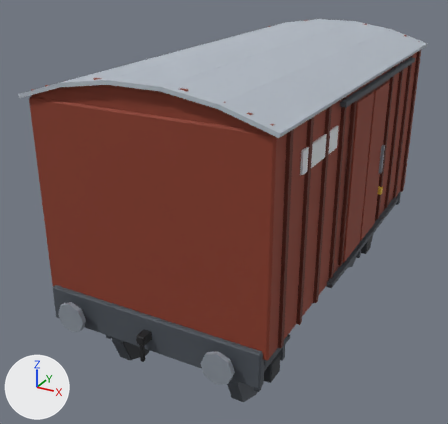
The glTF model export/wagon_fret.glb, before and after one commit.
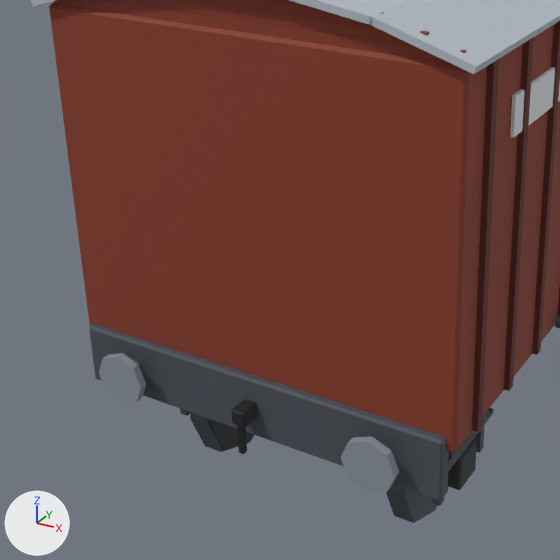
Old and new are each drawn whole from a 50 mm lens placed at (3.19, -6.75, 4.68), pointed at (-0.34, -0.34, 1.47) and again close up on the part from 0% to 74% of the width and 22% to 100% of the height. The lights are fixed; the arrows at lower left show +X, +Y and +Z. The last two pictures show the newer version. Vertices at exactly the same position are counted once.

In view in the first close-up: 'pieces_acier.008', 'pieces_acier_sombre.008', 'pieces_blanc.006', 'pieces_fonte.008', 'pieces_fret.002', 'pieces_fret_sombre.002', 'pieces_gris_clair.004', 'pieces_noir.008', 'roues_av_acier_sombre.008', 'roues_av_fonte.006'.
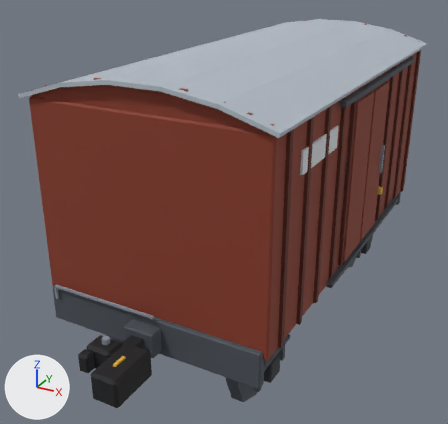
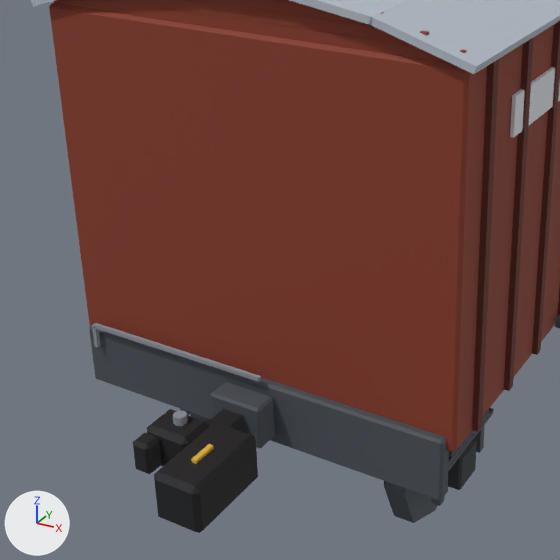
What the commit changed:
me_pieces_acier_008 is used by ob_pieces_acier_008; location (0.0, 0.0, 0.0).
me_pieces_acier_008 had 152 vertices, 244 faces and spanned x -1.4..1.4, y -2.7..2.7, z 0.88..3.2.
me_pieces_acier_008 now has 120 vertices, 180 faces and spans x -1.4..1.4, y -2.59..2.59, z 1.15..3.2.
me_pieces_acier_008 part 1: a new loose piece, a box spanning x -1.15..0.1, y -2.592..-2.567, z 1.287..1.312, in mat_acier (grey #8a929c).
me_pieces_acier_008 part 2: a new loose piece, a box spanning x -1.163..-1.137, y -2.592..-2.567, z 1.15..1.3, in mat_acier (grey #8a929c).
me_pieces_acier_008 part 3: the loose piece of 16 vertices spanning x -1.04..-0.7, y -2.7..-2.65, z 0.88..1.22 is deleted.
me_pieces_acier_008 part 4: the loose piece of 16 vertices spanning x 0.7..1.04, y -2.7..-2.65, z 0.88..1.22 is deleted.
Other edits to the shape of me_pieces_acier_008 do not show in these pictures.
Mesh me_attelage_av_noir_004 is new.
It has 96 vertices, 176 faces and spans x -0.31..0.31, y -3.45..-2.71, z 0.9..1.2.
It uses material mat_noir (black #18191c).
Mesh me_attelage_av_jaune_004 is new.
It is a box spanning x 0.145..0.175, y -3.275..-3.125, z 1.19..1.22.
It uses material mat_jaune (yellow #e0b83a).
Mesh me_attelage_av_acier_sombre_004 is new.
It has 24 vertices, 44 faces and spans x -0.175..0.175, y -2.71..-2.55, z 0.91..1.19.
It uses material mat_acier_sombre (dark grey #4a5058).
Mesh me_attelage_av_acier_004 is new.
It is an 8-sided cylinder along z spanning x -0.19..-0.11, y -3.04..-2.96, z 1.18..1.23.
It uses material mat_acier (grey #8a929c).
Object 'pieces_noir.008' (ob_pieces_noir_008) is deleted.
Object 'attelage_av_noir.004' (ob_attelage_av_noir_004) is new; it shows me_attelage_av_noir_004.
Its location is (0.0, 0.0, 0.0).
Object 'attelage_av_jaune.004' (ob_attelage_av_jaune_004) is new; it shows me_attelage_av_jaune_004.
Its location is (0.0, 0.0, 0.0).
Object 'attelage_av_acier_sombre.004' (ob_attelage_av_acier_sombre_004) is new; it shows me_attelage_av_acier_sombre_004.
Its location is (0.0, 0.0, 0.0).
Object 'attelage_av_acier.004' (ob_attelage_av_acier_004) is new; it shows me_attelage_av_acier_004.
Its location is (0.0, 0.0, 0.0).

Changed parts and their boxes (x1, y1, x2, y2) in the close-ups (560 x 560 px):
'attelage_av_noir.004', added (black)
    after: (133, 409, 258, 533)
'pieces_acier.008', reshaped
    before: (99, 353, 399, 492)
    after: (92, 323, 261, 382)
'attelage_av_acier_sombre.004', added
    after: (210, 382, 275, 448)
'pieces_noir.008', deleted (black)
    before: (231, 399, 258, 454)
'attelage_av_acier.004', added
    after: (173, 410, 188, 426)
'attelage_av_jaune.004', added
    after: (191, 444, 214, 464)
part 1 of me_pieces_acier_008, added
    after: (93, 323, 261, 382)
part 2 of me_pieces_acier_008, added
    after: (92, 326, 100, 347)
part 3 of me_pieces_acier_008, deleted
    before: (99, 353, 146, 404)
part 4 of me_pieces_acier_008, deleted
    before: (341, 436, 399, 492)
